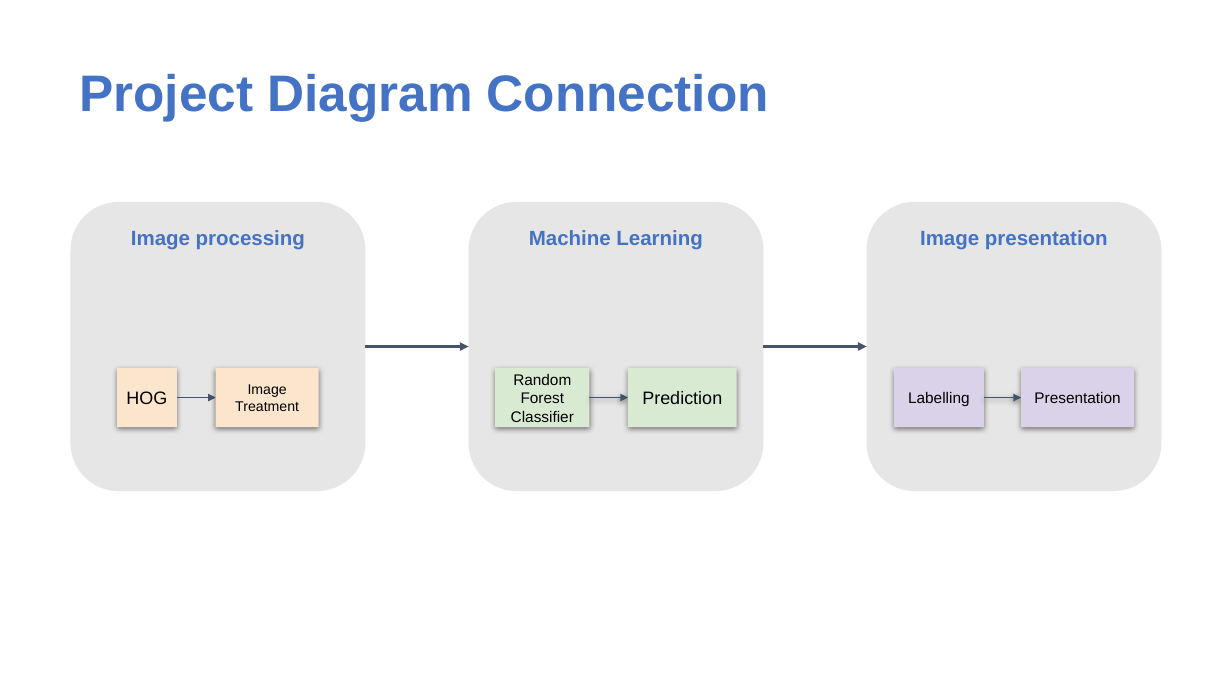
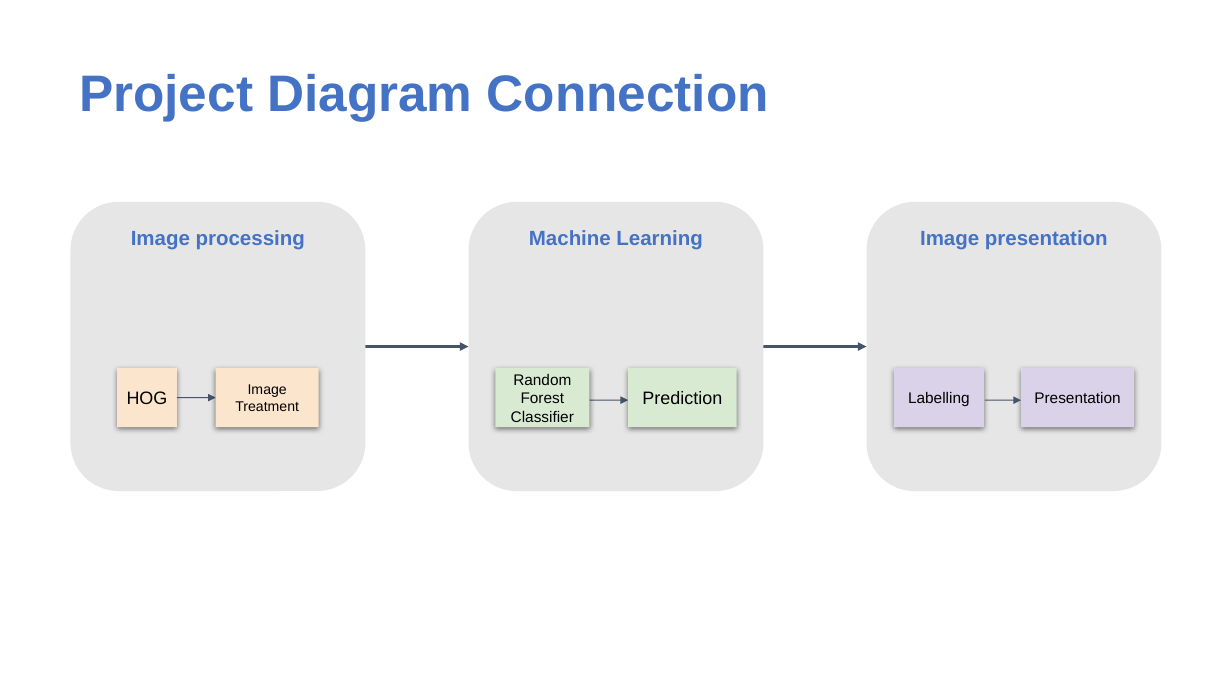
Before and after one commit to andrerclaudio/parkinson-prediction, a slide deck: slide 5 of Presentation.pptx (slide 8 before the commit). Drawn at 1232x693 pixels with LibreOffice and Linux fonts; fonts in the diff are those of the drawing; background and template pictures are left out. Boxes give left, top, right and bottom in pixels: in the first picture for what was removed or moved away, otherwise in the second. Text is boxed around its words. In the diff, an @@ line names an element or a change of style, - is before the commit and + after.

Commit message:
Presentation

```diff
--- a/Presentation.pptx
+++ b/Presentation.pptx
@@ arrow removed from (590, 397) to (628, 397) @@
@@ freeform shape added at (x1=590, y1=400, x2=628, y2=400), outline #44546A 0.74 pt @@
@@ arrow removed from (984, 397) to (1021, 397) @@
@@ freeform shape added at (x1=985, y1=400, x2=1021, y2=400), outline #44546A 0.74 pt @@
```
Also in this commit, not shown: 3 other slides changed, 4 slides added, 3 slides removed.
